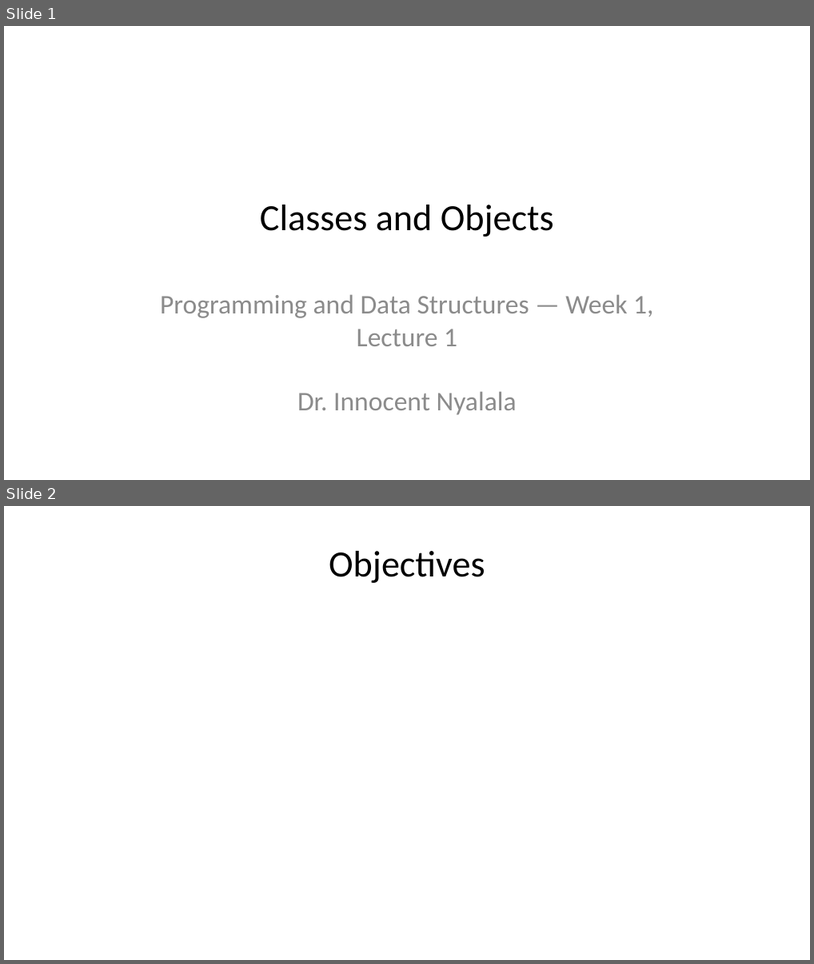
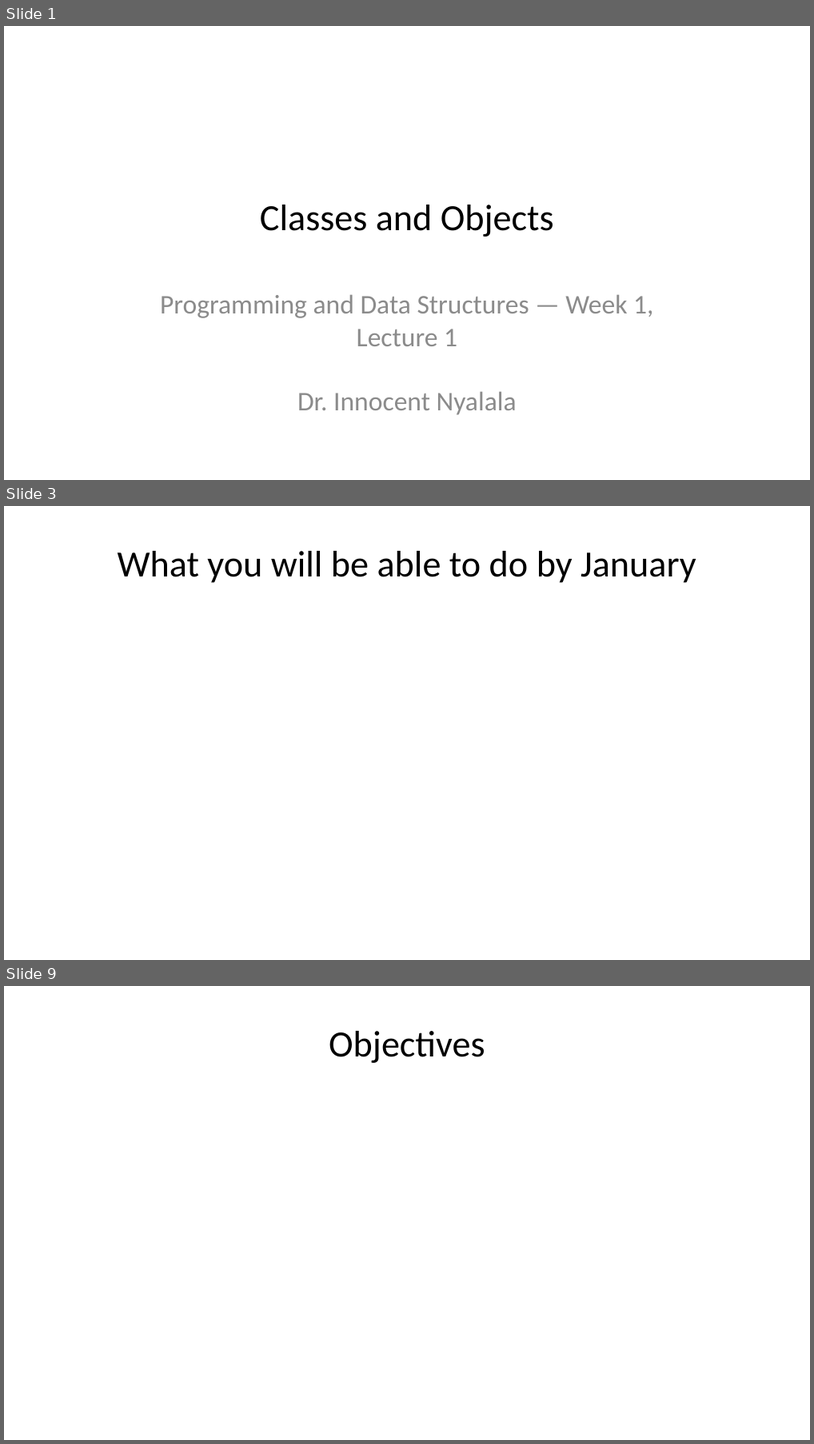
Before and after one commit to inyalala/iitmz-teaching-site, a slide deck: courses/z2005/00-oop-then-algorithms/lecture-1.pptx. Shown one above the other, each under a label of ours: slides 1 and 2 before the commit, slides 1, 3 and 9 after it; the slides between them are not shown. The pictures are 814x964 and 814x1444 pixels, drawn with LibreOffice and Linux fonts; fonts in the diff are those of the drawing. Boxes give left, top, right and bottom in pixels: in the first picture for what was removed or moved away, otherwise in the second. Text is boxed around its words. In the diff, an @@ line names an element or a change of style, - is before the commit and + after.

```diff
--- a/courses/z2005/00-oop-then-algorithms/lecture-1.pptx
+++ b/courses/z2005/00-oop-then-algorithms/lecture-1.pptx
@@ slide 3 added at [4,506,810,960], background #FFFFFF @@
@@ title added at [118,551,697,583], 33 pt, text #000000 @@
+What you will be able to do by January
@@ what was slide 2 is now slide 9 @@
```
Also in this commit, not shown: 6 other slides added, 30 other files.
